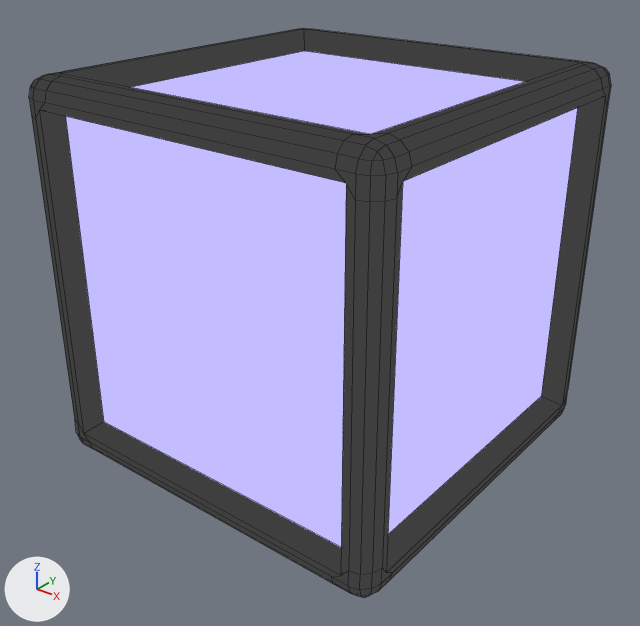
The Blender file assets/3D Models/BlockModel.blend as it was, and as the next commit left it.
Rendered twice from a 50 mm camera at (1.447, -1.846, 0.987) aimed at (0.018, -0.06, -0.12). Arrows for +X, +Y and +Z are at lower left; the lights stay in place. The picture after the commit comes second. Mesh edges are drawn as thin lines.

Script lines for the objects in view, before the commit:
```python
mat_material_011 = emission_material('Material.011')
mat_material_011.base_color = (0.05, 0.05, 0.05)  # dark grey #3f3f3f
mat_material_012 = emission_material('Material.012')
mat_material_012.base_color = (0.546, 0.504, 1.0)  # blue #c3bcff
me_cube_004 = bpy.data.meshes.new('Cube.004')
me_cube_004.from_pydata(...)  # 240 vertices, 242 faces; spans x -0.542..0.542, y -0.542..0.542, z -0.542..0.542
me_cube_004.polygons.foreach_set('use_smooth', [True] * 242)
# faces by material slot: [6, 236]
me_cube_004.materials.append(mat_material_012)  # blue #c3bcff
me_cube_004.materials.append(mat_material_011)  # dark grey #3f3f3f
ob_cube = bpy.data.objects.new('Cube', me_cube_004)
ob_cube.location = (0.0, 0.0, 0.0)
ob_cube.scale = (1.02, 1.02, 1.02)
```
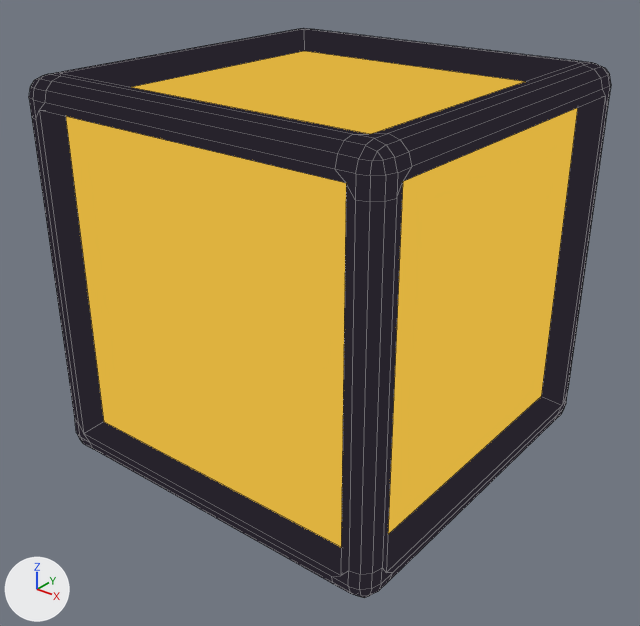
Pixel boxes (x1, y1, x2, y2) of what changed, in the pictures (640 x 626 px):
'Cube', recoloured (darker)
    both: (29, 28, 611, 598)

The edits, one by one:
Material 'Material.012' (mat_material_012) changes colour from blue #c3bcff to yellow #deb23f; in linear values from (0.546, 0.504, 1.0) to (0.73, 0.445, 0.0497).
Material 'Material.011' (mat_material_011) changes colour from dark grey #3f3f3f to black #27232c; in linear values from (0.05, 0.05, 0.05) to (0.0203, 0.0168, 0.0252).
